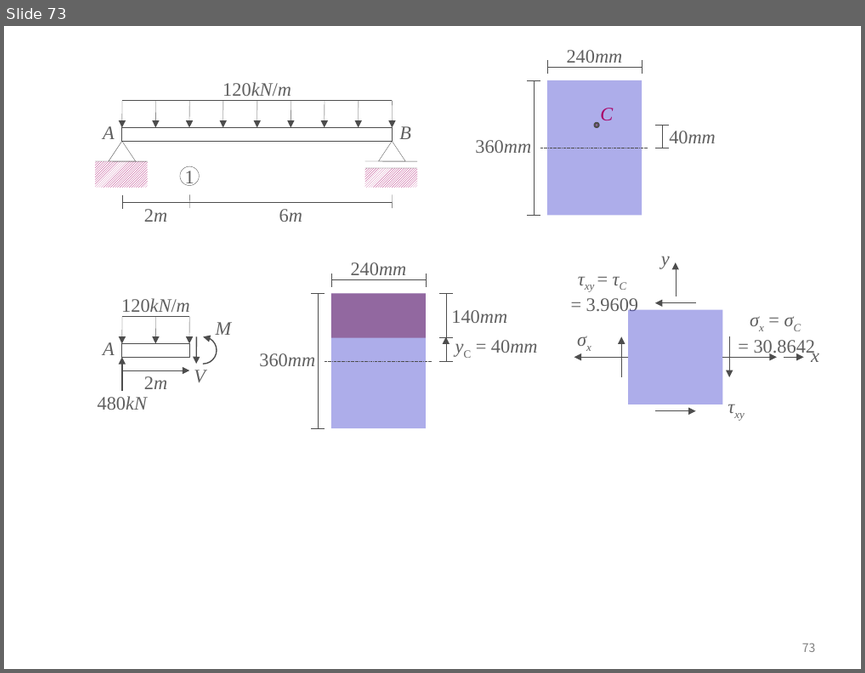
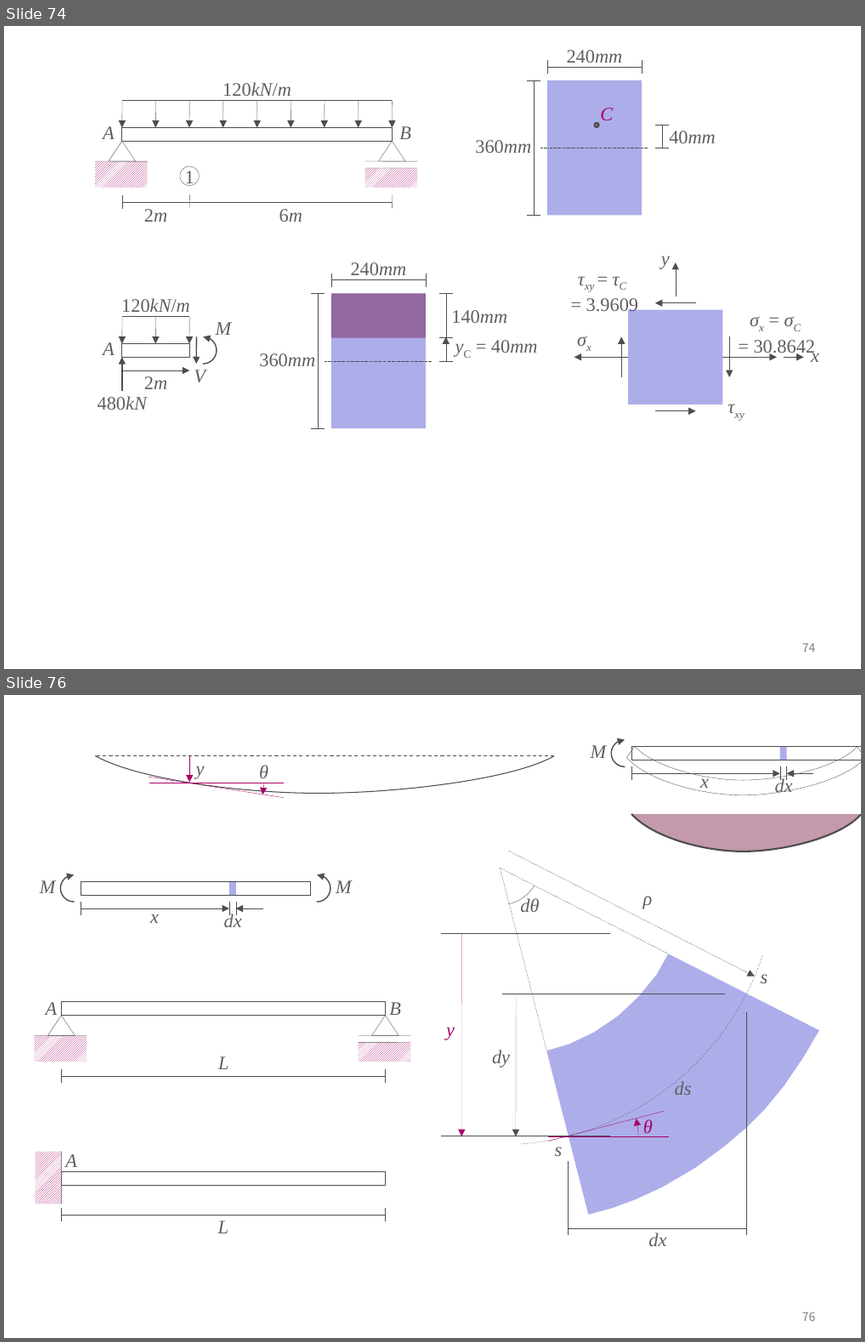
Before and after one commit to ironbell87/structural_mechanics_II, a slide deck: figures.pptx. Shown one above the other, each under a label of ours: slide 73 before the commit, slides 74 and 76 after it; the slides between them are not shown. The pictures are 865x673 and 865x1342 pixels, drawn with LibreOffice and Linux fonts; fonts in the diff are those of the drawing. Boxes give left, top, right and bottom in pixels: in the first picture for what was removed or moved away, otherwise in the second. Text is boxed around its words. In the diff, an @@ line names an element or a change of style, - is before the commit and + after.

```diff
--- a/figures.pptx
+++ b/figures.pptx
@@ slide 76 added at <box>4,695,861,1338</box>, background #FFFFFF; not listed: 1 template element that a slide beside it also shows @@
@@ text added at <box>590,745,607,758</box>, 16 pt, text #5F5F5F, italic @@
+M
@@ arc (boxed as its full ellipse) added at <box>612,739,638,766</box>, outline #4D4D4D 1 pt @@
@@ arc (boxed as its full ellipse) added at <box>854,739,861,766</box>, outline #4D4D4D 1 pt @@
@@ group added at <box>95,713,554,852</box>: 3 lines, 2 texts, 1 freeform shape, 1 arc (boxed as its full ellipse), 1 arrow @@
+y
+θ
@@ freeform shape added at <box>627,758,861,795</box>, outline #4D4D4D 0.25 pt @@
@@ line added from (635, 746) to (627, 758), #4D4D4D 0.25 pt @@
@@ rectangle added at <box>631,746,861,760</box>, outline #4D4D4D 0.25 pt @@
@@ line added from (631, 767) to (631, 780), #4D4D4D 0.25 pt @@
@@ freeform shape added at <box>635,746,857,780</box>, outline #4D4D4D 0.25 pt @@
@@ line added from (780, 767) to (780, 780), #4D4D4D 0.25 pt @@
@@ rectangle added at <box>780,746,787,760</box>, fill #3333CC at 40% opacity @@
@@ line added from (786, 767) to (786, 780), #4D4D4D 0.25 pt @@
@@ line added from (857, 746) to (861, 759), #4D4D4D 0.25 pt @@
@@ arrow added from (631, 774) to (780, 774), #4D4D4D 0.25 pt @@
@@ text added at <box>700,773,709,793</box>, 16 pt, text #5F5F5F, italic @@
+x
@@ text added at <box>775,777,793,793</box>, 16 pt, text #5F5F5F, italic @@
+dx
@@ arrow added from (814, 774) to (786, 774), #4D4D4D 0.25 pt @@
@@ freeform shape added at <box>631,814,861,851</box>, fill #6B0131 at 40% opacity, outline #4D4D4D 1.5 pt @@
@@ group added at <box>40,875,352,927</box>: 4 texts, 3 lines, 2 rectangles, 2 arrows, 2 arc (boxed as its full ellipse)s @@
+M
+dx
+x
+M
@@ group added at <box>34,1002,410,1083</box>: 6 lines, 3 rectangles, 3 texts, 2 triangles @@
+L
+A
+B
@@ group added at <box>111,695,861,1257</box>: 10 lines, 9 texts, 3 arrows, 3 arc (boxed as its full ellipse)s, 1 freeform shape @@
+dθ
+ρ
+y
+s
+s
+ds
+dx
+θ
+dy
@@ group added at <box>35,1151,386,1233</box>: 4 lines, 2 rectangles, 2 texts @@
+L
+A
@@ what was slide 73 is now slide 74 @@
@@ page number at <box>802,643,816,652</box>: text changed @@
-73
+74
```
Also in this commit, not shown: 4 slides changed, 7 other slides added, 1 slide removed, 57 other files.
